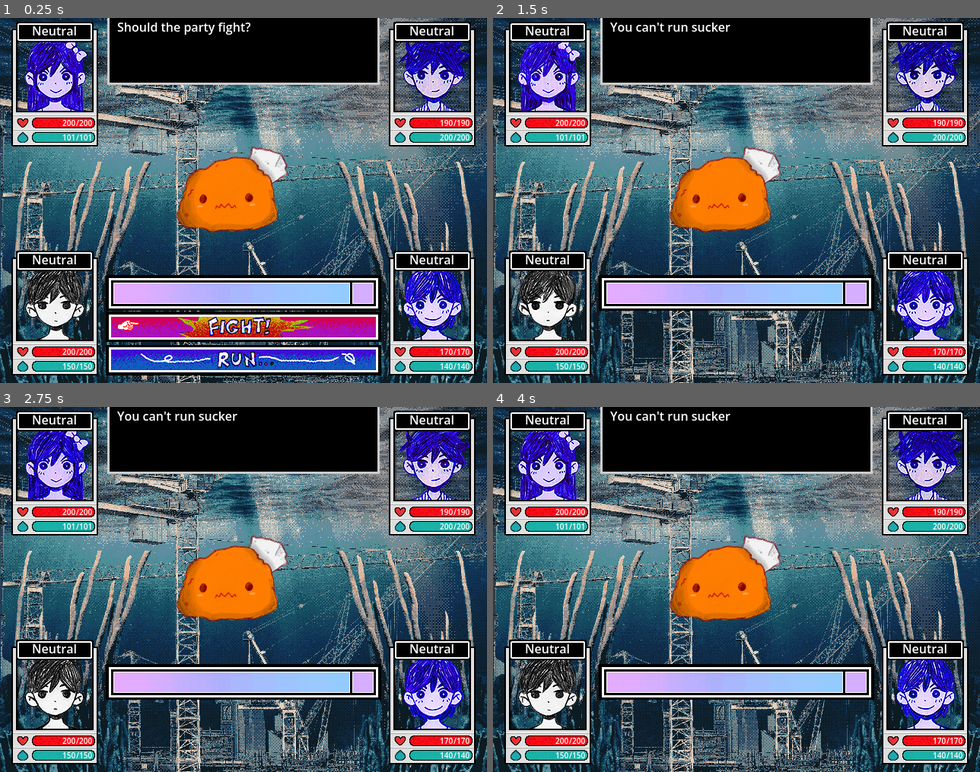
Above: before the commit, frames 1-4 (two rows, left to right).
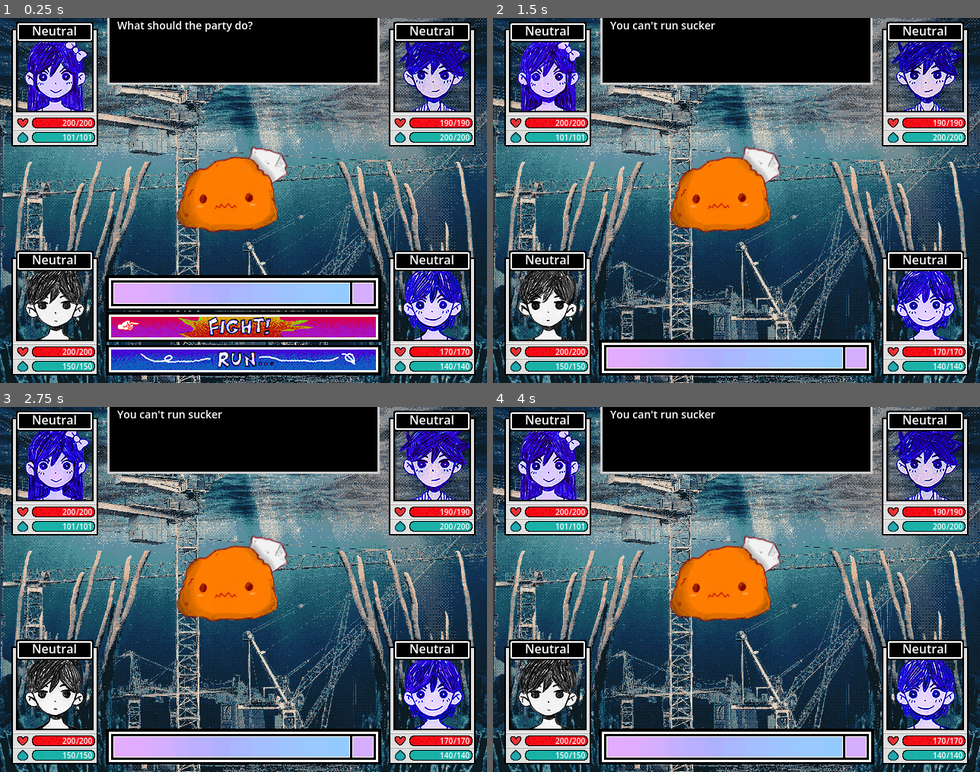
Above: after the commit, the same moments.

Repository: SteamedKoko/omori-battle-system
Game: Godot game, scene res://Scenes/Battle/battle_manager.tscn
Two runs of this game, one before a commit and one after it. Both use one fixed random seed, a clock stepped at 60 frames per second and the inputs below.
Inputs (mouse positions are in pixels of both pictures, inside the frame that each line leads up to):
- Up to frame 1 (0.25 s): no input
- Up to frame 2 (1.5 s): click (736, 361) at 0.5 s
- Up to frame 3 (2.75 s): click (243, 750) at 2 s
- Up to frame 4 (4 s): click (736, 750) at 3.5 s

The runs differ from the first frame. In frame 1, 0.5% of the frame differs, in the area x 24-52%, y 0-5%; in frame 2, 11%, in the area x 21-79%, y 0-98%; in frame 3, 11%; in frame 4, 11%.

Commit message:
feat: skills show description in text box

Diff:
--- a/Scenes/Battle/Data/skill_label.gd
+++ b/Scenes/Battle/Data/skill_label.gd
@@ -16,7 +16,7 @@
 	focus_exited.connect(_unfocused)
 
 func _focused() -> void:
-	print('grabbing focus of ', skill.name)
+	BattleEventBus.sent_battle_text.emit("%s\n%s\nCost: %s" % [skill.name, skill.description, skill.cost])
 	finger.show()
 
 func _unfocused() -> void:
--- a/Scenes/Battle/Data/skills/omori/hack_away.tres
+++ b/Scenes/Battle/Data/skills/omori/hack_away.tres
@@ -5,7 +5,7 @@
 [resource]
 script = ExtResource("1_dlcqc")
 name = "Hack away"
-description = "Attack 3 times, hitting random foes. COST: 30"
+description = "Attack 3 times, hitting random foes."
 cost = 30
 damage = 40.0
 target_type = 1
--- a/Scenes/Battle/Data/skills/omori/lucky_slice.tres
+++ b/Scenes/Battle/Data/skills/omori/lucky_slice.tres
@@ -5,7 +5,7 @@
 [resource]
 script = ExtResource("1_7y1io")
 name = "Lucky Slice"
-description = "Acts first. An attack that's stronger when Omori is happy. COST: 15"
+description = "Acts first. An attack that's stronger when Omori is happy."
 cost = 15
 damage = 40.0
 can_select_target = true
--- a/Scenes/Battle/Data/skills/omori/painful_truth.tres
+++ b/Scenes/Battle/Data/skills/omori/painful_truth.tres
@@ -5,7 +5,7 @@
 [resource]
 script = ExtResource("1_v4w0d")
 name = "Painful Truth"
-description = "Deals damage to a foe. Omori and the foe become sad. COST: 10"
+description = "Deals damage to a foe. Omori and the foe become sad."
 cost = 10
 damage = 50.0
 target_effect_status = 2
--- a/Scenes/Battle/Data/skills/omori/shun.tres
+++ b/Scenes/Battle/Data/skills/omori/shun.tres
@@ -5,7 +5,7 @@
 [resource]
 script = ExtResource("1_ep4r7")
 name = "Shun"
-description = "Deal damage. If the foe is sad, greatly reduce defense. COST: 20"
+description = "Deal damage. If the foe is sad, greatly reduce defense."
 cost = 20
 damage = 40.0
 can_select_target = true
--- a/Scenes/Battle/UI/player_menu.gd
+++ b/Scenes/Battle/UI/player_menu.gd
@@ -20,6 +20,7 @@
 	skill_submenu.hide()
 	skill_submenu.closed_menu.connect(func():
 		action_menu.show()
+		BattleEventBus.sent_battle_text.emit(_player_text)
 		%SkillButton.grab_focus()
 	)
 	%SkillButton.pressed.connect(func():
--- a/Scenes/Battle/UI/submenu.gd
+++ b/Scenes/Battle/UI/submenu.gd
@@ -14,6 +14,11 @@
 	submenu_items = []
 
 func load_items(items: Array[Control]) -> void:
+	for child in %ItemContainer.get_children():
+		#todo: this is broken, children dont get removed
+		%ItemContainer.remove_child(child)
+
+
 	submenu_items = items
 	focus_index = 0
 
--- a/Scenes/Battle/battle_manager.tscn
+++ b/Scenes/Battle/battle_manager.tscn
@@ -55,7 +55,9 @@
 [node name="BattleText" type="RichTextLabel" parent="BattleUI/BattleDialogue/MarginContainer" unique_id=1989993980]
 unique_name_in_owner = true
 layout_mode = 2
+theme_override_font_sizes/normal_font_size = 14
 text = "how ya doin baby it's your turn"
+fit_content = true
 
 [node name="Control" type="Control" parent="BattleUI" unique_id=262988854]
 layout_mode = 3
@@ -110,32 +112,32 @@
 
 [node name="Menus" type="VBoxContainer" parent="BattleUI/MenuContainer" unique_id=887156648]
 layout_mode = 2
-size_flags_vertical = 0
+size_flags_vertical = 8
 theme_override_constants/separation = 1
 
 [node name="SpecialBar" type="TextureRect" parent="BattleUI/MenuContainer/Menus" unique_id=1189442282]
 layout_mode = 2
 size_flags_horizontal = 4
-size_flags_vertical = 0
+size_flags_vertical = 8
 texture = ExtResource("3_748wt")
 
 [node name="StartMenu" type="VBoxContainer" parent="BattleUI/MenuContainer/Menus" unique_id=1975175712]
 unique_name_in_owner = true
 layout_mode = 2
 size_flags_horizontal = 4
-size_flags_vertical = 0
+size_flags_vertical = 8
 
 [node name="FightButton" parent="BattleUI/MenuContainer/Menus/StartMenu" unique_id=190390897 instance=ExtResource("5_gthe3")]
 unique_name_in_owner = true
 layout_mode = 2
 texture_normal = ExtResource("3_6ac58")
-battle_text = "Should the party fight?"
+battle_text = "What should the party do?"
 
 [node name="RunButton" parent="BattleUI/MenuContainer/Menus/StartMenu" unique_id=1410678867 instance=ExtResource("5_gthe3")]
 unique_name_in_owner = true
 layout_mode = 2
 texture_normal = ExtResource("4_748wt")
-battle_text = "Should the party run?"
+battle_text = "What should the party do?"
 
 [node name="PlayerMenu" parent="BattleUI/MenuContainer/Menus" unique_id=2137837391 instance=ExtResource("8_fjqb4")]
 unique_name_in_owner = true
